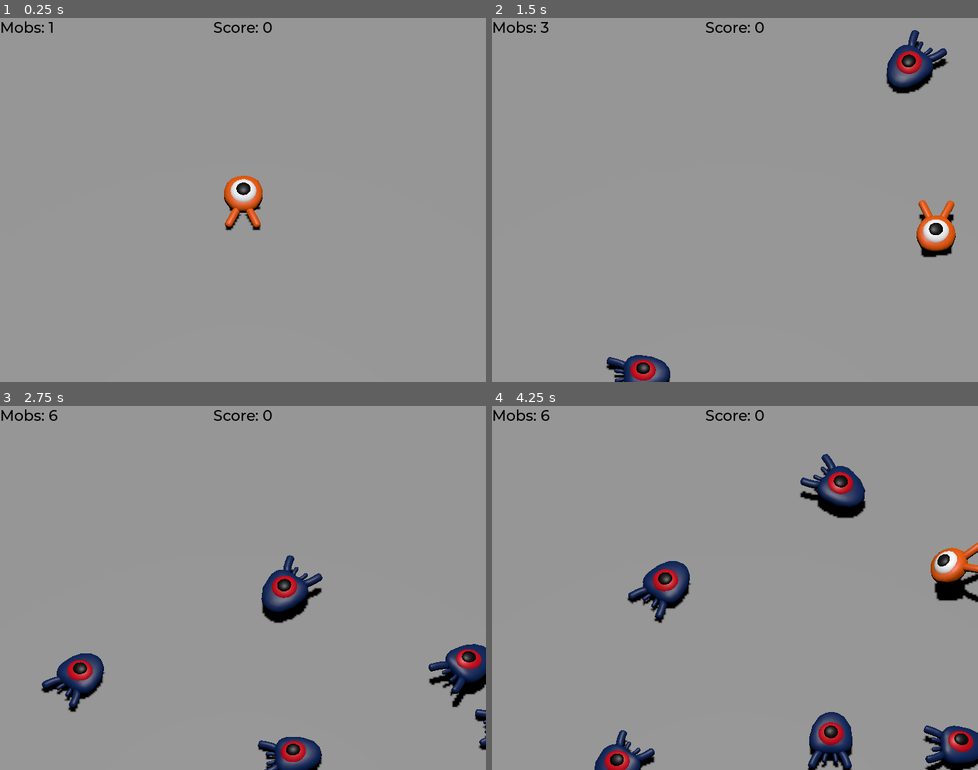
Above: before the commit, frames 1-4 (two rows, left to right).
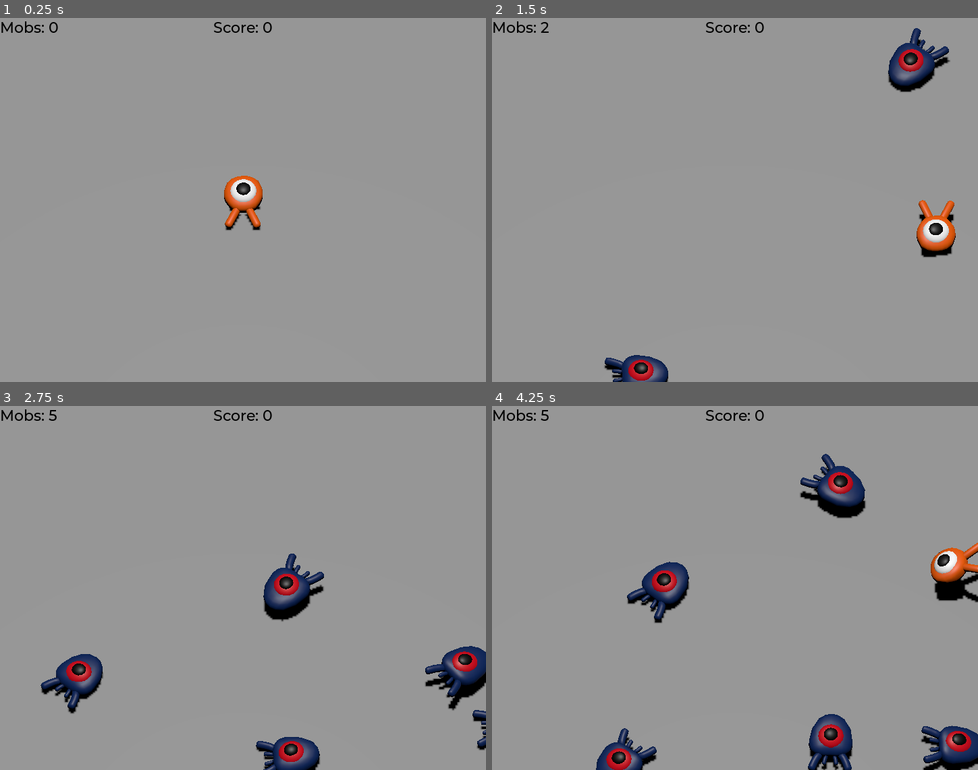
Above: after the commit, the same moments.

Repository: zajrik/dodge_the_creeps_2
Game: Godot game, scene res://scenes/main/main.tscn
The game is run twice, just before and just after one commit, with the same random seed, the same clock (stepped at 60 frames per second) and the same inputs. Before the commit the project starts from res://main.tscn.
Inputs:
- Up to frame 1 (0.25 s): no input
- Up to frame 2 (1.5 s): tap Enter (ui_accept) at 0.5, 1.35 s; hold D (move_right) 0.53-1.28 s; hold Enter (ui_accept) 0.53-1.28 s; tap Space (jump) at 0.77 s; hold S (move_back) from 1.28 s (still down)
- Up to frame 3 (2.75 s): tap Space (jump) at 1.52 s; release S (move_back) at 2.03 s; hold D (move_right) from 2.03 s (still down); hold Enter (ui_accept) from 2.03 s (still down)
- Up to frame 4 (4.25 s): release D (move_right) at 2.78 s; release Enter (ui_accept) at 2.78 s; hold W (move_forward) 2.78-3.53 s; tap Enter (ui_accept) at 2.85 s; tap Space (jump) at 3.02, 3.77 s; hold A (move_left) from 3.53 s (still down); hold Enter (ui_accept) from 3.53 s (still down)

The runs differ from the first frame. In frame 1, less than 0.1% of the frame differs, in the area x 10-12%, y 1-5%; in frame 2, 0.8%; in frame 3, 2.1%, in the area x 8-100%, y 1-100%; in frame 4, 1.6%.

Commit message:
organize project

Diff:
--- a/project.godot
+++ b/project.godot
@@ -11,7 +11,7 @@
 [application]
 
 config/name="Squash the Creeps (3D)"
-run/main_scene="res://main.tscn"
+run/main_scene="res://scenes/main/main.tscn"
 config/features=PackedStringArray("4.3")
 config/icon="res://icon.png"
 
--- a/main.gd
+++ b/scenes/main/main.gd
@@ -9,6 +9,7 @@
 
   # Randomize starting spawn location
   $SpawnPath/SpawnLocation.progress_ratio = randf()
+  new_game()
 
 func _process(_delta) -> void:
   var mob_count: int = get_tree().get_nodes_in_group('mobs').size()
@@ -24,15 +25,14 @@
 
 func _unhandled_input(event: InputEvent) -> void:
   if event.is_action_pressed('ui_accept') and $UI/Retry.visible:
-    get_tree().reload_current_scene()
+    new_game()
 
 ## Prepare and spawn a mob on SpawnTimer tick
 func _on_spawn_timer_timeout() -> void:
-  var mob: Mob = mob_scene.instantiate()
-
   var spawn_location: PathFollow3D = $SpawnPath/SpawnLocation
   spawn_location.progress_ratio = randf()
 
+  var mob: Mob = mob_scene.instantiate()
   mob.initialize(spawn_location.position, $Player.position)
   mob.squashed.connect(increase_score)
 
@@ -40,12 +40,31 @@
 
 ## Show retry screen and stop spawn timer on Player hit
 func _on_player_hit() -> void:
-  $UI/Retry.show()
-  $SpawnTimer.stop()
+  game_over()
 
 ## Start a new game.
 func new_game() -> void:
   score = 0
+  get_tree().call_group('mobs', 'queue_free')
+  $UI/Retry.hide()
+  $Player.show()
+
+  # Enable player mob collision
+  $Player.set_collision_mask_value(2, true)
+
+  # Disable mob collision during gameplay
+  get_tree().call_group('mobs', 'set_collision_mask_value', 2, false)
+
+## End the current game, displaying the retry screen
+func game_over() -> void:
+  # Hide player and disable player mob collision
+  $Player.hide()
+  $Player.set_collision_mask_value(2, false)
+
+  # Allow mobs to collide with eachother during game-over screen
+  get_tree().call_group('mobs', 'set_collision_mask_value', 2, true)
+
+  $UI/Retry.show()
 
 ## Increment the score by 1.
 func increase_score() -> void:
--- a/main.tscn
+++ b/scenes/main/main.tscn
@@ -1,10 +1,10 @@
 [gd_scene load_steps=15 format=3 uid="uid://cshp88csqtplv"]
 
-[ext_resource type="PackedScene" uid="uid://clf104ugdt8k2" path="res://player.tscn" id="1_2c4kc"]
-[ext_resource type="Script" path="res://main.gd" id="1_bdjtt"]
-[ext_resource type="PackedScene" uid="uid://cl0r4j1d3e3qe" path="res://mob.tscn" id="3_78fhr"]
+[ext_resource type="PackedScene" uid="uid://clf104ugdt8k2" path="res://scenes/player/player.tscn" id="1_2c4kc"]
+[ext_resource type="Script" path="res://scenes/main/main.gd" id="1_bdjtt"]
+[ext_resource type="PackedScene" uid="uid://cl0r4j1d3e3qe" path="res://scenes/mob/mob.tscn" id="2_r24qb"]
 [ext_resource type="FontFile" uid="uid://bj5ccxxg7dut5" path="res://fonts/Montserrat-Medium.ttf" id="4_xxs5k"]
-[ext_resource type="Script" path="res://ui.gd" id="5_wfkf8"]
+[ext_resource type="Script" path="res://scripts/ui.gd" id="5_wfkf8"]
 
 [sub_resource type="BoxShape3D" id="BoxShape3D_snqup"]
 size = Vector3(60, 2, 60)
@@ -39,7 +39,7 @@
 
 [node name="Main" type="Node"]
 script = ExtResource("1_bdjtt")
-mob_scene = ExtResource("3_78fhr")
+mob_scene = ExtResource("2_r24qb")
 
 [node name="DirectionalLight3D" type="DirectionalLight3D" parent="."]
 transform = Transform3D(1, 0, 0, 0, -4.37114e-08, 1, 0, -1, -4.37114e-08, 30, 25, 30)
@@ -151,6 +151,23 @@
 grow_horizontal = 2
 text = "Score: 0"
 
+[node name="Message" type="Label" parent="UI"]
+layout_mode = 1
+anchors_preset = 14
+anchor_top = 0.5
+anchor_right = 1.0
+anchor_bottom = 0.5
+offset_top = -85.0
+offset_bottom = 85.0
+grow_horizontal = 2
+grow_vertical = 2
+text = "aaaaaaaaa"
+horizontal_alignment = 1
+vertical_alignment = 1
+
+[node name="Timer" type="Timer" parent="UI/Message"]
+one_shot = true
+
 [node name="Retry" type="ColorRect" parent="UI"]
 layout_mode = 1
 anchors_preset = 15
@@ -160,7 +177,7 @@
 grow_vertical = 2
 color = Color(0, 0, 0, 0.52549)
 
-[node name="Label" type="Label" parent="UI/Retry"]
+[node name="RetryLabel" type="Label" parent="UI/Retry"]
 layout_mode = 1
 anchors_preset = 8
 anchor_left = 0.5
--- a/mob.gd
+++ b/scenes/mob/mob.gd
@@ -39,6 +39,17 @@
   queue_free()
 
 func _physics_process(_delta: float) -> void:
+  # Iterate collisions to handle bouncing when collision is turned on
+  for index in range(get_slide_collision_count()):
+    var collision: KinematicCollision3D = get_slide_collision(index)
+
+    # Bounce on first non-terrain collision
+    if collision.get_collider() != null:
+      velocity = velocity.bounce(collision.get_normal())
+      break
+
+  # Force mob to look in the direction of its movement
+  $Character.look_at(position + velocity.normalized())
   move_and_slide()
 
 func _on_visible_on_screen_notifier_3d_screen_exited() -> void:
--- a/mob.tscn
+++ b/scenes/mob/mob.tscn
@@ -1,10 +1,37 @@
 [gd_scene load_steps=7 format=3 uid="uid://cl0r4j1d3e3qe"]
 
 [ext_resource type="PackedScene" uid="uid://d0sgv6im5ar41" path="res://art/mob.glb" id="1_hs117"]
-[ext_resource type="Script" path="res://mob.gd" id="1_vec4k"]
+[ext_resource type="Script" path="res://scenes/mob/mob.gd" id="1_vec4k"]
 
 [sub_resource type="BoxShape3D" id="BoxShape3D_qaoqi"]
-size = Vector3(1.6, 1, 1.5)
+size = Vector3(1.86743, 1, 2.40723)
+
+[sub_resource type="Animation" id="Animation_6lurq"]
+length = 0.001
+tracks/0/type = "value"
+tracks/0/imported = false
+tracks/0/enabled = true
+tracks/0/path = NodePath("Character/Model:position")
+tracks/0/interp = 1
+tracks/0/loop_wrap = true
+tracks/0/keys = {
+"times": PackedFloat32Array(0),
+"transitions": PackedFloat32Array(1),
+"update": 0,
+"values": [Vector3(0, 0, 0)]
+}
+tracks/1/type = "value"
+tracks/1/imported = false
+tracks/1/enabled = true
+tracks/1/path = NodePath("Character/Model:rotation")
+tracks/1/interp = 1
+tracks/1/loop_wrap = true
+tracks/1/keys = {
+"times": PackedFloat32Array(0),
+"transitions": PackedFloat32Array(1),
+"update": 0,
+"values": [Vector3(0, 0, 0)]
+}
 
 [sub_resource type="Animation" id="Animation_l8bx0"]
 resource_name = "float"
@@ -36,33 +63,6 @@
 "values": [Vector3(0, 0, 0), Vector3(0, 0, 0), Vector3(0.139626, 0, 0), Vector3(-0.15708, 0, 0)]
 }
 
-[sub_resource type="Animation" id="Animation_6lurq"]
-length = 0.001
-tracks/0/type = "value"
-tracks/0/imported = false
-tracks/0/enabled = true
-tracks/0/path = NodePath("Character/Model:position")
-tracks/0/interp = 1
-tracks/0/loop_wrap = true
-tracks/0/keys = {
-"times": PackedFloat32Array(0),
-"transitions": PackedFloat32Array(1),
-"update": 0,
-"values": [Vector3(0, 0, 0)]
-}
-tracks/1/type = "value"
-tracks/1/imported = false
-tracks/1/enabled = true
-tracks/1/path = NodePath("Character/Model:rotation")
-tracks/1/interp = 1
-tracks/1/loop_wrap = true
-tracks/1/keys = {
-"times": PackedFloat32Array(0),
-"transitions": PackedFloat32Array(1),
-"update": 0,
-"values": [Vector3(0, 0, 0)]
-}
-
 [sub_resource type="AnimationLibrary" id="AnimationLibrary_ouh1o"]
 _data = {
 "RESET": SubResource("Animation_6lurq"),
@@ -73,6 +73,7 @@
 transform = Transform3D(1, 0, 0, 0, 1, 0, 0, 0, 1, 0, -0.2, 0)
 collision_layer = 2
 collision_mask = 5
+motion_mode = 1
 script = ExtResource("1_vec4k")
 min_speed = 5
 max_speed = 13
--- a/player.gd
+++ b/scenes/player/player.gd
@@ -76,4 +76,3 @@
 
 func _on_death_timer_timeout() -> void:
   hit.emit()
-  queue_free()
--- a/player.tscn
+++ b/scenes/player/player.tscn
@@ -1,8 +1,8 @@
 [gd_scene load_steps=9 format=3 uid="uid://clf104ugdt8k2"]
 
 [ext_resource type="PackedScene" uid="uid://b1dn45nweftc3" path="res://art/player.glb" id="1_8juce"]
-[ext_resource type="Script" path="res://player.gd" id="1_m6jdk"]
-[ext_resource type="PackedScene" uid="uid://cl0r4j1d3e3qe" path="res://mob.tscn" id="3_nj211"]
+[ext_resource type="Script" path="res://scenes/player/player.gd" id="1_m6jdk"]
+[ext_resource type="PackedScene" uid="uid://cl0r4j1d3e3qe" path="res://scenes/mob/mob.tscn" id="3_nj211"]
 
 [sub_resource type="SphereShape3D" id="SphereShape3D_ow384"]
 radius = 0.7
@@ -10,6 +10,33 @@
 [sub_resource type="CylinderShape3D" id="CylinderShape3D_jk6xd"]
 height = 0.25
 radius = 1.0
+
+[sub_resource type="Animation" id="Animation_6lurq"]
+length = 0.001
+tracks/0/type = "value"
+tracks/0/imported = false
+tracks/0/enabled = true
+tracks/0/path = NodePath("Character/Model:position")
+tracks/0/interp = 1
+tracks/0/loop_wrap = true
+tracks/0/keys = {
+"times": PackedFloat32Array(0),
+"transitions": PackedFloat32Array(1),
+"update": 0,
+"values": [Vector3(0, 0, 0)]
+}
+tracks/1/type = "value"
+tracks/1/imported = false
+tracks/1/enabled = true
+tracks/1/path = NodePath("Character/Model:rotation")
+tracks/1/interp = 1
+tracks/1/loop_wrap = true
+tracks/1/keys = {
+"times": PackedFloat32Array(0),
+"transitions": PackedFloat32Array(1),
+"update": 0,
+"values": [Vector3(0, 0, 0)]
+}
 
 [sub_resource type="Animation" id="Animation_l8bx0"]
 resource_name = "float"
@@ -39,33 +66,6 @@
 "transitions": PackedFloat32Array(1, 0.420448, 0.466517, 1),
 "update": 0,
 "values": [Vector3(0, 0, 0), Vector3(0, 0, 0), Vector3(0.139626, 0, 0), Vector3(-0.15708, 0, 0)]
-}
-
-[sub_resource type="Animation" id="Animation_6lurq"]
-length = 0.001
-tracks/0/type = "value"
-tracks/0/imported = false
-tracks/0/enabled = true
-tracks/0/path = NodePath("Character/Model:position")
-tracks/0/interp = 1
-tracks/0/loop_wrap = true
-tracks/0/keys = {
-"times": PackedFloat32Array(0),
-"transitions": PackedFloat32Array(1),
-"update": 0,
-"values": [Vector3(0, 0, 0)]
-}
-tracks/1/type = "value"
-tracks/1/imported = false
-tracks/1/enabled = true
-tracks/1/path = NodePath("Character/Model:rotation")
-tracks/1/interp = 1
-tracks/1/loop_wrap = true
-tracks/1/keys = {
-"times": PackedFloat32Array(0),
-"transitions": PackedFloat32Array(1),
-"update": 0,
-"values": [Vector3(0, 0, 0)]
 }
 
 [sub_resource type="AnimationLibrary" id="AnimationLibrary_ouh1o"]
--- a/ui.gd
+++ b/scripts/ui.gd
@@ -3,10 +3,24 @@
 const BLACK := Color(0.0, 0.0, 0.0, 1.0)
 const WHITE := Color(1.0, 1.0, 1.0, 1.0)
 
+func _ready() -> void:
+  $Message.hide()
+
 func _process(_delta: float) -> void:
   if not $Retry.visible:
+    $Message.set('theme_override_colors/font_color', BLACK)
     $ScoreLabel.set('theme_override_colors/font_color', BLACK)
     $DebugLabel.set('theme_override_colors/font_color', BLACK)
   else:
+    $Message.set('theme_override_colors/font_color', WHITE)
     $ScoreLabel.set('theme_override_colors/font_color', WHITE)
     $DebugLabel.set('theme_override_colors/font_color', WHITE)
+
+func show_message(msg: String, duration: int = 2) -> void:
+  $Message.set_text(msg)
+  $Message/Timer.set_wait_time(duration)
+  $Message/Timer.start()
+
+  await $Message/Timer.timeout
+
+  $Message.hide()
Not shown: 1 places in scenes/mob/mob.tscn that only renumber resources
Renamed: music_player.tscn -> scenes/music_player.tscn
